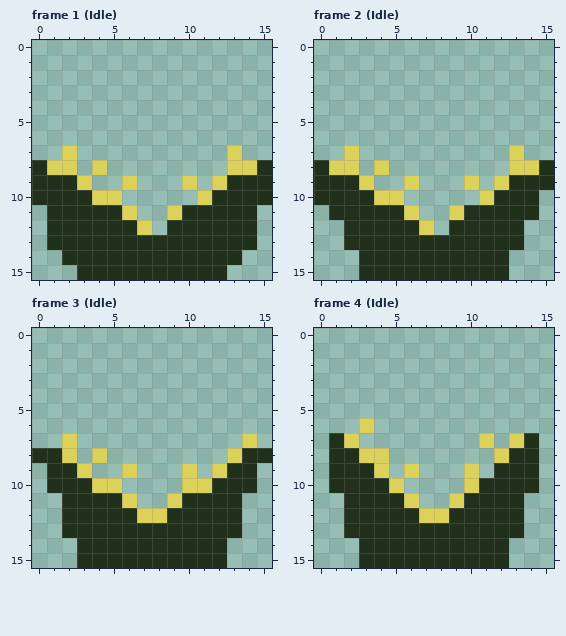
Two states of a pixel-art file, Alzey2025/Assets/Sprites/Raw/Obsticle.aseprite. Above: the version before the commit.
16x16 pixels, 10 frames. Shown: frame 1 (Idle), frame 2 (Idle), frame 3 (Idle), frame 4 (Idle). The commit also changed other frames, which this record leaves out.
Now the later version:
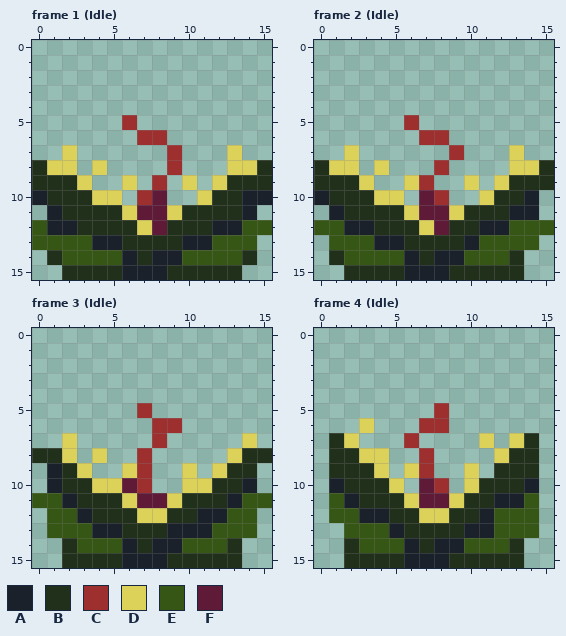
Palette (. is transparent): A #1a212a  B #21301b  C #9d2f2f  D #ddd259  E #365615  F #5f1a38
The edit:
layer "Layer 1" added
layer "Mouth" removed
Frame 1 (Idle), layer "Layer 1":
Colour A replaces colour B in row 10 at x 0 and 14 to 15; in row 11 at x 1 and 14; in row 12 at x 1 to 2 and 12 to 13; in row 13 at x 4 to 5 and 10 to 11; in row 14 at x 6 and 8 to 9; in row 15 at x 6 to 8.
Colour B is added in row 14 at x 1 and 14; in row 15 at x 2 and 13.
Colour C is added in row 5 at x 6; in row 6 at x 7 to 8; in rows 7 to 8 at x 9; in row 9 at x 8; in row 10 at x 7.
Colour E is added in row 12 at x 0 and 15; in row 13 at x 0.
Colour E replaces colour B in row 12 at x 14; in row 13 at x 1 to 3 and 12 to 14; in row 14 at x 2 to 5 and 10 to 13.
Colour F is added in row 10 at x 8; in row 11 at x 7 to 8; in row 12 at x 8.
Frame 2 (Idle), layer "Layer 1":
Colour A replaces colour B in row 10 at x 0 and 14; in row 11 at x 1 and 13 to 14; in row 12 at x 2 to 3 and 11 to 12; in row 13 at x 4 to 5 and 10; in row 14 at x 6 and 8 to 9; in row 15 at x 6 to 8.
Colour B is added in row 14 at x 1 and 13; in row 15 at x 2 and 13.
Colour C is added in row 5 at x 6; in row 6 at x 7 to 8; in row 7 at x 9; in row 8 at x 8; in row 9 at x 7; in row 10 at x 8.
Colour E is added in row 12 at x 0 to 1 and 14 to 15; in row 13 at x 1 and 14; in row 14 at x 2.
Colour E replaces colour B in row 12 at x 13; in row 13 at x 2 to 3 and 11 to 13; in row 14 at x 3 to 5 and 10 to 12.
Colour F is added in row 10 at x 7; in row 11 at x 7 to 8; in row 12 at x 8.
Frame 3 (Idle), layer "Layer 1":
Colour A replaces colour B in row 9 at x 1; in row 10 at x 1 and 14; in row 11 at x 2 and 13; in row 12 at x 3 and 11 to 12; in row 13 at x 4 to 5 and 9 to 11; in row 14 at x 6 and 8 to 9.
Colour A replaces colour B in row 15 at x 6 to 8.
Colour B is added in rows 14 to 15 at x 2 and 13.
Colour C is added in row 5 at x 7; in row 6 at x 8 to 9; in row 7 at x 8; in rows 8 to 10 at x 7.
Colour E is added in row 11 at x 0 to 1 and 14 to 15; in rows 12 to 13 at x 1 and 14.
Colour E replaces colour B in row 12 at x 2 and 13; in row 13 at x 2 to 3 and 12 to 13; in row 14 at x 3 to 5 and 10 to 12.
Colour F is added in row 10 at x 6; in row 11 at x 7 to 8.
Frame 4 (Idle), layer "Layer 1":
Colour A replaces colour B in row 10 at x 1 and 14; in row 11 at x 2 and 12 to 13; in row 12 at x 3 to 4 and 11; in row 13 at x 5 and 10 to 11; in row 14 at x 6 and 8 to 9; in row 15 at x 6 to 8.
Colour B is added in rows 14 to 15 at x 2 and 13.
Colour C is added in row 5 at x 8; in row 6 at x 7 to 8; in row 7 at x 6; in rows 8 to 9 at x 7; in row 10 at x 8.
Colour E is added in rows 11 to 12 at x 1 and 14; in row 13 at x 14.
Colour E replaces colour B in row 12 at x 2 and 12 to 13; in row 13 at x 2 to 4 and 12 to 13; in row 14 at x 3 to 5 and 10 to 12.
Colour F is added in row 10 at x 7; in row 11 at x 7 to 8.
